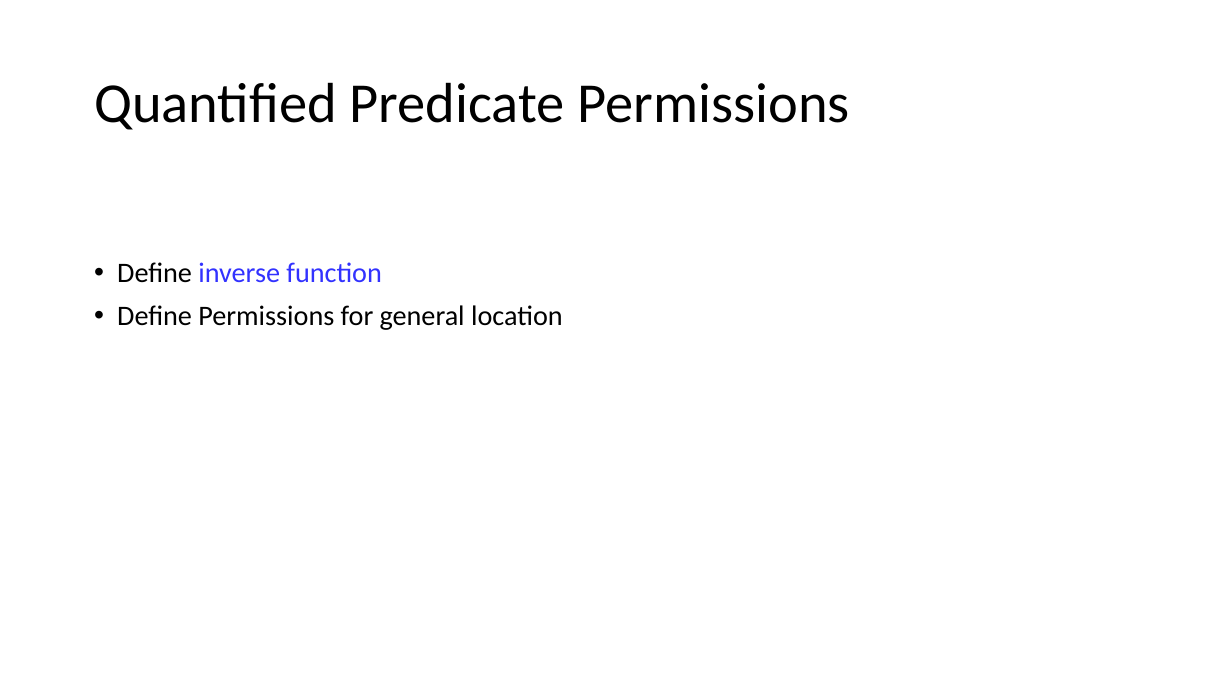
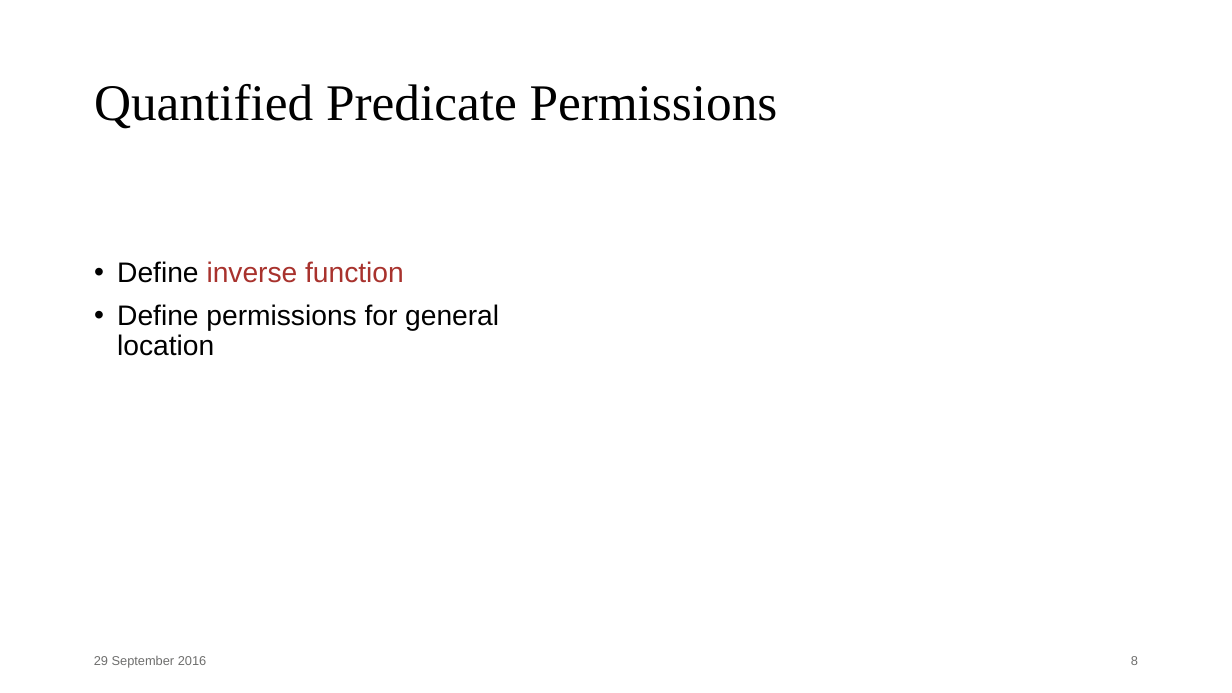
Before and after one commit to Aimenel/MT, a slide deck: slide 8 of presentations/Final Presentation/Final.pptx. Drawn at 1232x693 pixels with LibreOffice and Linux fonts; fonts in the diff are those of the drawing; grey boxes stand for pictures. Boxes give left, top, right and bottom in pixels: in the first picture for what was removed or moved away, otherwise in the second. Text is boxed around its words. In the diff, an @@ line names an element or a change of style, - is before the commit and + after.

Commit message:
report quantified predicate intro and verification condition generation, report formatting, halfdone

```diff
--- a/presentations/Final Presentation/Final.pptx
+++ b/presentations/Final Presentation/Final.pptx
@@ title "Quantified Predicate Permissions" at [94,84,778,129]: size 44 to 40 pt, font Calibri to Times New Roman @@
@@ text at [117,261,404,283]: font Calibri to Arial in "Define inverse function"; text colour #3232FF to #A8322D in "inverse function" @@
@@ text at [117,304,499,356]: text changed; font Calibri to Arial @@
-• Define Permissions for general location
+• Define permissions for general location
@@ text added at [94,656,207,668], 10 pt, text #6F6F6E @@
+29 September 2016
@@ page number added at [1131,656,1138,665], 10 pt, text #6F6F6E @@
+8
```
Also in this commit, not shown: 21 other slides changed, 1 other file.
